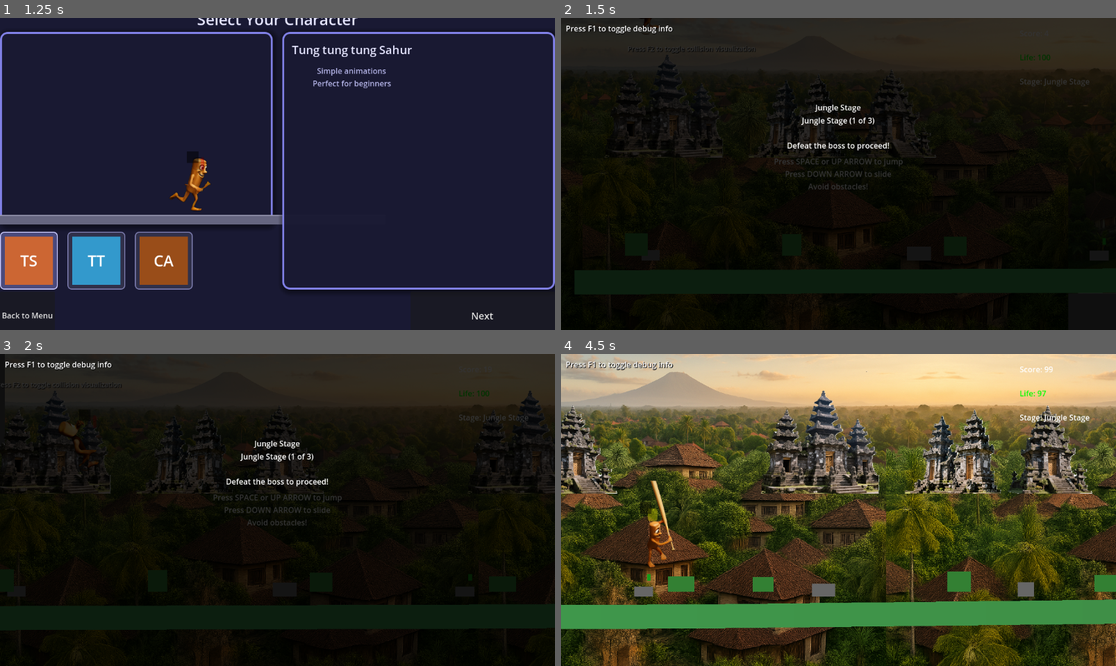
Above: before the commit, frames 1-4 (two rows, left to right).
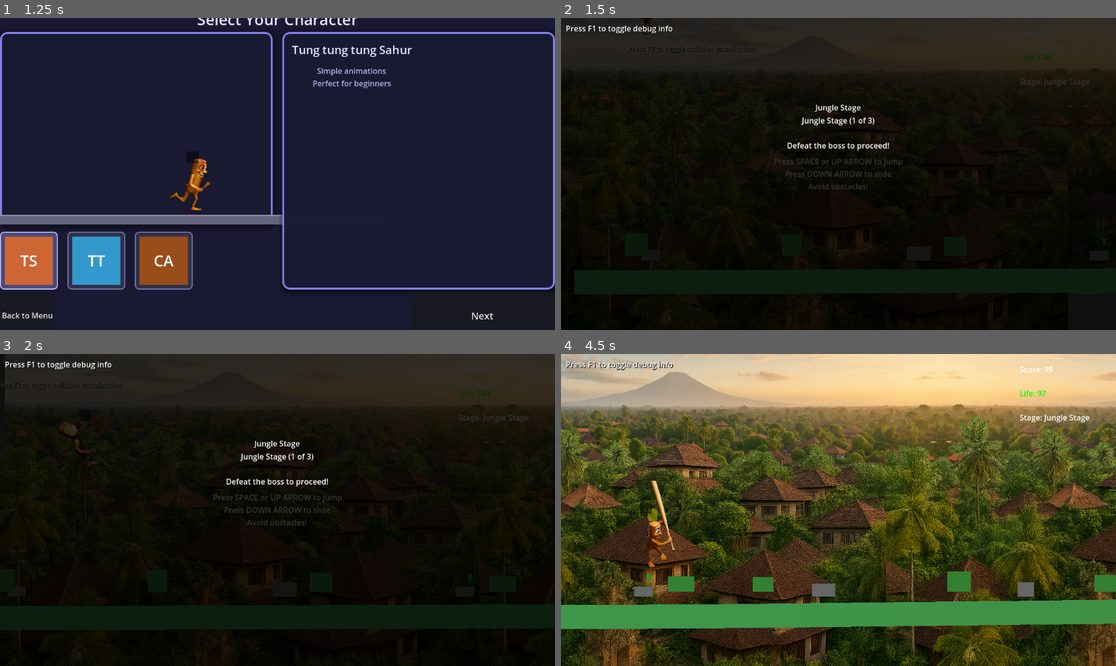
Above: after the commit, the same moments.

Repository: DeweyHur/meme_runner
Game: Godot game, scene res://scenes/MainMenu.tscn
The game is run twice, just before and just after one commit, with the same random seed, the same clock (stepped at 60 frames per second) and the same inputs.
Inputs (mouse positions are in pixels of both pictures, inside the frame that each line leads up to):
- Up to frame 1 (1.25 s): click "Start Game" at 0.5 s
- Up to frame 2 (1.5 s): click "Next" at 1.25 s
- Up to frame 3 (2 s): no input
- Up to frame 4 (4.5 s): tap Space (jump) at 2, 2.27, 2.75, 3.02, 3.5, 4.25 s; move the mouse to (960, 494) at 2.02 s; move the mouse to (727, 525) at 2.77 s; move the mouse to (894, 441) at 3.52 s; hold Left (ui_left) 3.53-4.28 s; move the mouse to (810, 572) at 4.27 s

Frame 1 is identical in both runs. In frame 2, 0.7% of the frame differs, in the area x 7-68%, y 12-45%; in frame 3, 0.9%; in frame 4, 10%, in the area x 0-96%, y 5-45%.

Commit message:
'jungle'

Diff:
--- a/Enemies/Drone/drone.tscn
+++ b/Enemies/Drone/drone.tscn
@@ -76,7 +76,6 @@
 
 [node name="Area2D" type="Area2D" parent="."]
 collision_layer = 0
-collision_mask = 1
 
 [node name="AreaCollisionShape2D" type="CollisionShape2D" parent="."]
 shape = SubResource("RectangleShape2D_1")
--- a/scenes/stages/JungleParallaxBackground.tscn
+++ b/scenes/stages/JungleParallaxBackground.tscn
@@ -44,6 +44,7 @@
 motion_mirroring = Vector2(986, 0)
 
 [node name="TextureRect" type="TextureRect" parent="ParallaxLayerNearBuildings"]
+visible = false
 offset_top = 20.0
 offset_right = 986.0
 offset_bottom = 1006.0
